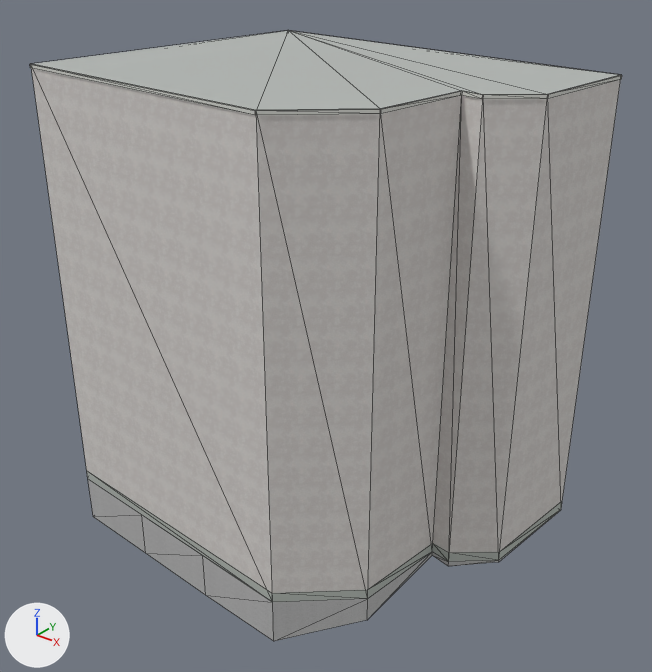
Two versions of the Blender file assets/blender/buildings/osm-way-49379082.blend, one commit apart.
The view is the same before and after, from a camera (50 mm lens) standing at (17.2, -21.0, 19.5) and looking at (0.1, 0.3, 6.3). Lighting does not change. The marker at lower left points along +X, +Y and +Z. The picture after the commit comes second. Mesh edges are drawn as thin lines.

In view in the first picture: 'building foundation 49379082', 'reality 49379082 near reality aged pale plaster', 'reality 49379082 near reality concrete plinth', 'reality 49379082 near reality flat weathered roof', 'reality 49379082 near reality pale aluminum sill'.
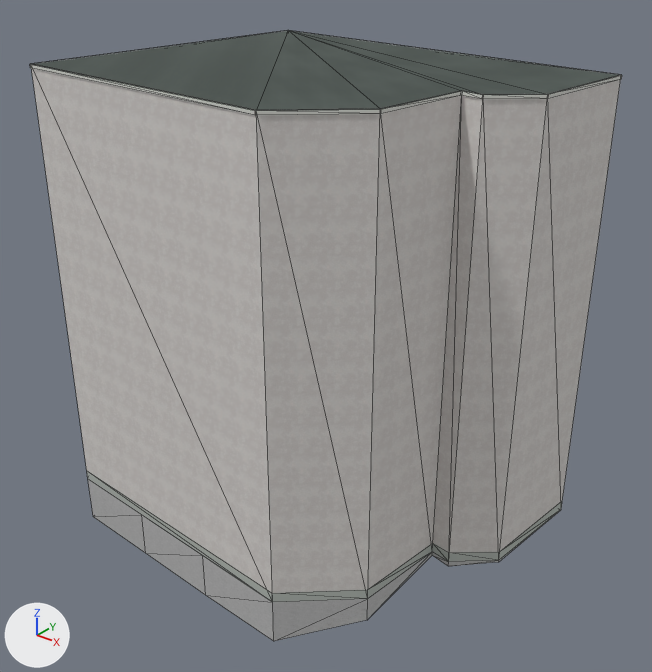
Edits to the bpy script that builds the scene:
```text
Add img_roof_color_png:
    img_roof_color_png = load_image('roof-color.png', '../../../public/models/architecture/textures/roof-color.png', 256, 256, 'sRGB')
Add img_roof_normal_png:
    img_roof_normal_png = load_image('roof-normal.png', '../../../public/models/architecture/textures/roof-normal.png', 256, 256, 'Non-Color')
Change mat_reality_flat_weathered_roof:
    remove # nodes: BsdfPrincipled, OutputMaterial
    remove # colours: grey #b3b7b4
    nodes: BsdfPrincipled, MixRGB, NormalMap, OutputMaterial, TexImage x2
    colours: white #ffffff
    uses the picture img_roof_color_png
    uses the picture img_roof_normal_png
Change me_reality_49379082_near_reality_pale_aluminum_sill:
    used by ob_reality_49379082_near_reality_pale_aluminum_sill; parent = ob_osm_way_49379082; location = (0.0, 0.0, 0.0)
    remove me_reality_49379082_near_reality_pale_aluminum_sill.from_pydata(...)  # 32 vertices, 16 faces; spans x -7.34..7.34, y -5.3..6.0, z 14.89..15.0
    add me_reality_49379082_near_reality_pale_aluminum_sill.from_pydata(...)  # 64 vertices, 32 faces; spans x -7.34..7.34, y -5.3..6.0, z 14.89..15.0
    me_reality_49379082_near_reality_pale_aluminum_sill part 1: 32 vertices added at x -7.34..7.34, y -5.3..6.0, z 15.0
```

Location of each change, (x1, y1, x2, y2) in pixels of the pictures (652 x 672 px):
'reality 49379082 near reality flat weathered roof', surface changed (darker)
    both: (32, 31, 620, 110)
part 1 of me_reality_49379082_near_reality_pale_aluminum_sill, added
    after: (30, 31, 622, 115)
